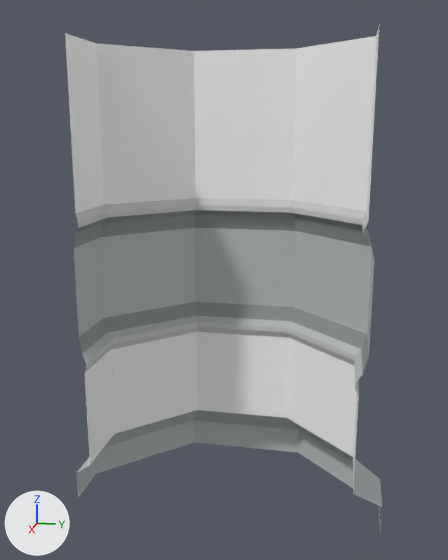
Renders of the FBX model BODY/Assets/Main/Meshes/Environment/Pillars/base_pillar_02.FBX from each side of a commit.
One viewpoint serves both versions: a 50 mm lens placed at (4.23, 0.96, 3.33), pointed at (-0.99, -0.08, 2.03). Lighting does not change. The marker at lower left points along +X, +Y and +Z. Where no turn or scale is listed for an object, it has been applied to the vertices.

In view in the first picture: 'base_pillar_02'.
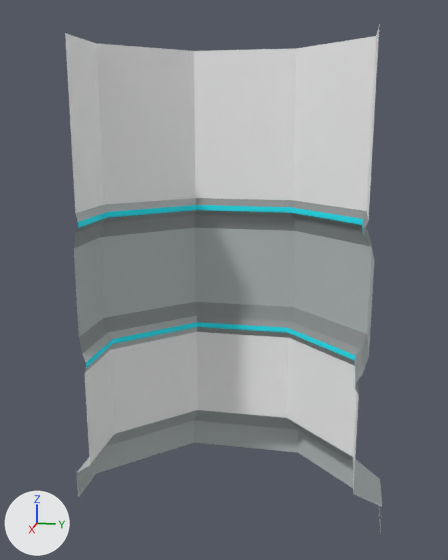
The change, as a diff of the scene's bpy script:
```diff
--- a/BODY/Assets/Main/Meshes/Environment/Pillars/base_pillar_02.FBX.py
+++ b/BODY/Assets/Main/Meshes/Environment/Pillars/base_pillar_02.FBX.py
@@ mat_emission @@
 mat_emission = principled_material('emission')
-mat_emission.base_color = (0.588, 0.588, 0.588)  # light grey #cacaca
+mat_emission.base_color = (0.00784, 0.847, 1.0)  # cyan #16edff
 mat_emission.roughness = 0.859
@@ me_mesh @@
 me_mesh.from_pydata(...)  # 84 vertices, 65 faces; spans x -1.75..-0.24, y -1.36..1.36, z 0.0..4.0
 # used by ob_base_pillar_02; location = (0.0, 0.0, 0.0)
+# me_mesh part 1: all 3 faces centred in x -1.5..-0.56, y 0.0..1.1, z 1.49 switch from mat_leiste (grey #b8bebe) to mat_leistenkante (grey #929696)
+# me_mesh part 2: all 3 faces centred in x -1.49..-0.55, y 0.0..1.09, z 1.39 switch from mat_emission (light grey #cacaca) to mat_leistenkante (grey #929696)
+# me_mesh part 3: all 3 faces centred in x -1.49..-0.55, y 0.0..1.09, z 2.65 switch from mat_emission (light grey #cacaca) to mat_leistenkante (grey #929696)
+# me_mesh part 4: all 4 faces centred in x -1.16..-0.55, y -1.1..-0.78, z 1.39..2.65 switch from mat_emission (light grey #cacaca) to mat_leiste (grey #b8bebe)
 me_mesh.materials.append(mat_basecolor)
```

Changed parts and their boxes [x1, y1, x2, y2] in the pictures (448 x 560 px):
'base_pillar_02', recoloured
    both: [75, 195, 369, 395]
part 1 of me_mesh, recoloured
    both: [197, 316, 363, 382]
part 2 of me_mesh, recoloured
    both: [197, 327, 359, 395]
part 3 of me_mesh, recoloured
    both: [196, 198, 368, 229]
part 4 of me_mesh, recoloured
    both: [75, 198, 197, 373]
